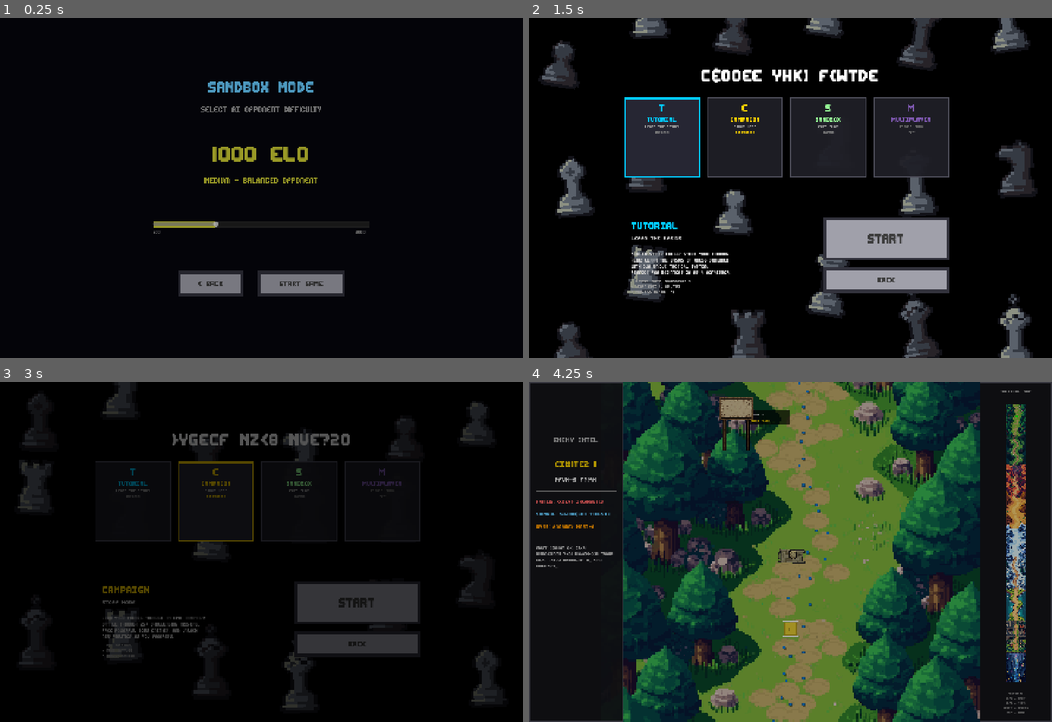
Above: before the commit, frames 1-4 (two rows, left to right).
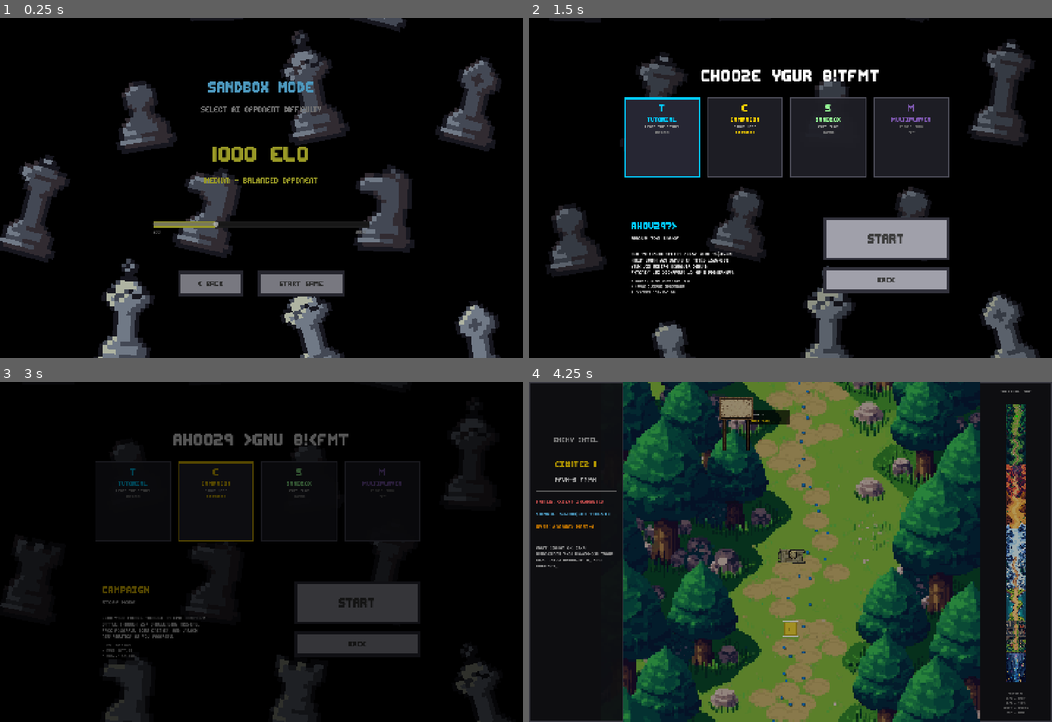
Above: after the commit, the same moments.

Repository: CodingWithKantecki/Strike-Chess-GODOT
Game: Godot game, scene res://scenes/sandbox_settings.tscn
Same seed, same stepped clock (60 frames per second), same inputs: the game is played once before the commit and once after it. This scene is started directly instead of the project's main scene. Video files are missing from this copy of the repository; at most half a second of black plays in their place.
Inputs (mouse positions are in pixels of both pictures, inside the frame that each line leads up to):
- Up to frame 1 (0.25 s): no input
- Up to frame 2 (1.5 s): click "< BACK" at 0.5 s; click (659, 137) at 1.27 s
- Up to frame 3 (3 s): click "BACK" at 2 s; click "PLAY GAME" at 2.75 s
- Up to frame 4 (4.25 s): click "START" at 3.5 s

The runs differ from the first frame. In frame 1, 11% of the frame differs, in the area x 0-96%, y 0-100%; in frame 2, 15%, in the area x 2-97%, y 0-100%; in frame 3, 4.9%; in frame 4, nothing differs.

Commit message:
Unify falling chess pieces logic across all menu screens
- Updated mode_select to use main menu's column-based falling system
- Added VHS overlay and falling pieces to sandbox_settings screen
- All screens now use consistent piece scale (12x), fall speed, and collision

🤖 Generated with [Claude Code](https://claude.com/claude-code)

Co-Authored-By: Claude <noreply@anthropic.com>

Diff:
--- a/scenes/sandbox_settings.tscn
+++ b/scenes/sandbox_settings.tscn
@@ -1,8 +1,9 @@
-[gd_scene load_steps=6 format=3 uid="uid://sandbox_settings"]
+[gd_scene load_steps=7 format=3 uid="uid://sandbox_settings"]
 
 [ext_resource type="Script" path="res://scripts/sandbox_settings.gd" id="1_script"]
 [ext_resource type="FontFile" uid="uid://cflvlm6dee163" path="res://assets/fonts/editundo.ttf" id="2_font"]
 [ext_resource type="Texture2D" path="res://assets/pieces/buttonborder.png" id="3_border"]
+[ext_resource type="VideoStream" path="res://assets/vhs_overlay.ogv" id="4_vhs"]
 
 [sub_resource type="StyleBoxFlat" id="StyleBoxFlat_button_normal"]
 bg_color = Color(0.627, 0.627, 0.667, 1)
@@ -30,7 +31,23 @@
 anchors_preset = 15
 anchor_right = 1.0
 anchor_bottom = 1.0
-color = Color(0.02, 0.02, 0.05, 1)
+color = Color(0, 0, 0, 1)
+
+[node name="VHSOverlay" type="VideoStreamPlayer" parent="."]
+layout_mode = 1
+anchors_preset = 15
+anchor_right = 1.0
+anchor_bottom = 1.0
+grow_horizontal = 2
+grow_vertical = 2
+mouse_filter = 2
+modulate = Color(1, 1, 1, 0.15)
+stream = ExtResource("4_vhs")
+autoplay = true
+loop = true
+expand = true
+
+[node name="FallingPieces" type="Node2D" parent="."]
 
 [node name="CenterContainer" type="CenterContainer" parent="."]
 layout_mode = 1
--- a/scripts/mode_select.gd
+++ b/scripts/mode_select.gd
@@ -28,6 +28,15 @@
 var title_glitch_duration: float = 1.2
 var original_title: String = "CHOOSE YOUR BATTLE"
 
+# Description glitch effect
+var desc_glitch_active: bool = false
+var desc_glitch_timer: float = 0.0
+var desc_glitch_duration: float = 1.2
+var target_mode_name: String = ""
+var target_subtitle: String = ""
+var target_description: String = ""
+var target_features: String = ""
+
 # Currently selected mode
 var selected_mode: String = "campaign"
 
@@ -36,8 +45,13 @@
 var white_pieces = ["W_Pawn", "W_Knight", "W_Bishop", "W_Rook", "W_Queen", "W_King"]
 var black_pieces = ["B_Pawn", "B_Knight", "B_Bishop", "B_Rook", "B_Queen", "B_King"]
 var falling_pieces: Array = []
-var NUM_COLS = 6
-var NUM_ROWS = 4
+var NUM_COLUMNS: int = 6
+
+# Falling piece settings (same as main menu)
+const PIECE_SCALE: float = 12.0
+const FALL_SPEED: float = 45.0
+const ROTATION_SPEED_MAX: float = 0.08
+const MIN_PIECE_DISTANCE: float = 180.0
 
 # Mode data
 var mode_data = {
@@ -110,37 +124,43 @@
 
 func initialize_falling_pieces():
 	var screen_size = get_viewport_rect().size
-	var col_spacing = (screen_size.x - 200) / (NUM_COLS - 1)
-	var row_spacing = (screen_size.y + 400) / NUM_ROWS
-
-	for row in range(NUM_ROWS):
-		for col in range(NUM_COLS):
+	if screen_size.x <= 0 or screen_size.y <= 0:
+		screen_size = Vector2(1445, 940)
+
+	var col_width = screen_size.x / NUM_COLUMNS
+	var pieces_per_col = 2
+	var vertical_spacing = (screen_size.y + 400) / pieces_per_col
+
+	# Create pieces evenly spaced in columns
+	for col in range(NUM_COLUMNS):
+		for i in range(pieces_per_col):
+			var piece_pool = white_pieces if (col + i) % 2 == 0 else black_pieces
+			var piece_name = piece_pool[randi() % piece_pool.size()]
+
 			var sprite = Sprite2D.new()
-			falling_pieces_container.add_child(sprite)
-
-			var piece_pool = white_pieces if (row + col) % 2 == 0 else black_pieces
-			var piece_name = piece_pool[randi() % piece_pool.size()]
-
 			if piece_textures.has(piece_name):
 				sprite.texture = piece_textures[piece_name]
-
-			sprite.scale = Vector2(8.0, 8.0)
+			sprite.scale = Vector2(PIECE_SCALE, PIECE_SCALE)
 			sprite.texture_filter = CanvasItem.TEXTURE_FILTER_NEAREST
 
-			var x_pos = 100 + col * col_spacing + randf_range(-30, 30)
-			x_pos = clamp(x_pos, 100, screen_size.x - 100)
-			var y_base = -300 + row * row_spacing
-			var y_pos = y_base + randf_range(-150, 150)
+			# Center in column with small random offset
+			var x_pos = col_width * (col + 0.5) + randf_range(-20, 20)
+
+			# Evenly space vertically with offset so columns aren't aligned
+			var col_offset = (col % 2) * (vertical_spacing * 0.5)
+			var y_pos = -200 + (i * vertical_spacing) + col_offset + randf_range(-30, 30)
 
 			sprite.position = Vector2(x_pos, y_pos)
+			sprite.rotation = randf_range(-0.3, 0.3)
+
+			falling_pieces_container.add_child(sprite)
 
 			falling_pieces.append({
 				"sprite": sprite,
-				"column_x": 100 + col * col_spacing,
-				"vy": randf_range(0.45, 0.55),
-				"rotation_speed": randf_range(-0.3, 0.3),
-				"piece_name": piece_name,
-				"is_white": (row + col) % 2 == 0
+				"column": col,
+				"vy": FALL_SPEED,
+				"rotation_speed": randf_range(-ROTATION_SPEED_MAX, ROTATION_SPEED_MAX),
+				"is_white": (col + i) % 2 == 0
 			})
 
 func _process(delta):
@@ -154,56 +174,125 @@
 	if title_glitch_active:
 		title_glitch_timer += delta
 		var progress = min(title_glitch_timer / title_glitch_duration, 1.0)
-		title.text = scramble_title(original_title, progress)
+		title.text = scramble_text(original_title, progress)
 
 		if progress >= 1.0:
 			title_glitch_active = false
 			title.text = original_title
 
+	# Description glitch effect
+	if desc_glitch_active:
+		desc_glitch_timer += delta
+		var progress = min(desc_glitch_timer / desc_glitch_duration, 1.0)
+
+		mode_name_label.text = scramble_text(target_mode_name, progress)
+		mode_subtitle_label.text = scramble_text(target_subtitle, progress)
+		description_label.text = scramble_text(target_description, progress)
+		features_label.text = scramble_text(target_features, progress)
+
+		if progress >= 1.0:
+			desc_glitch_active = false
+			mode_name_label.text = target_mode_name
+			mode_subtitle_label.text = target_subtitle
+			description_label.text = target_description
+			features_label.text = target_features
+
 	# Update falling pieces
 	var screen_size = get_viewport_rect().size
-	for piece_data in falling_pieces:
-		var sprite: Sprite2D = piece_data["sprite"]
-		sprite.position.y += piece_data["vy"] * 60 * delta
-		sprite.rotation += piece_data["rotation_speed"] * delta
-
+	var col_width = screen_size.x / NUM_COLUMNS
+
+	# Prevent pieces from overlapping - push apart if too close
+	for i in range(falling_pieces.size()):
+		var piece_a = falling_pieces[i]
+		var sprite_a: Sprite2D = piece_a["sprite"]
+
+		for j in range(i + 1, falling_pieces.size()):
+			var piece_b = falling_pieces[j]
+			var sprite_b: Sprite2D = piece_b["sprite"]
+
+			var diff = sprite_b.position - sprite_a.position
+			var dist = diff.length()
+
+			if dist < MIN_PIECE_DISTANCE and dist > 0:
+				# Push apart - mostly vertically
+				var push = (MIN_PIECE_DISTANCE - dist) * 0.5
+				var push_dir = diff.normalized()
+				sprite_a.position -= push_dir * push
+				sprite_b.position += push_dir * push
+
+	# Update each piece
+	for piece in falling_pieces:
+		var sprite: Sprite2D = piece["sprite"]
+
+		# Fall down at constant speed
+		sprite.position.y += piece["vy"] * delta
+
+		# Rotate slowly
+		sprite.rotation += piece["rotation_speed"] * delta
+
+		# Keep in column bounds
+		var col = piece["column"]
+		var col_center = col_width * (col + 0.5)
+		var col_min = col_center - col_width * 0.4
+		var col_max = col_center + col_width * 0.4
+		sprite.position.x = clamp(sprite.position.x, col_min, col_max)
+
+		# Recycle when off bottom
 		if sprite.position.y > screen_size.y + 150:
-			sprite.position.x = piece_data["column_x"] + randf_range(-30, 30)
-			sprite.position.y = randf_range(-400, -150)
-			piece_data["vy"] = randf_range(0.45, 0.55)
-
-			var piece_pool = white_pieces if piece_data["is_white"] else black_pieces
-			var new_piece = piece_pool[randi() % piece_pool.size()]
-			if piece_textures.has(new_piece):
-				sprite.texture = piece_textures[new_piece]
-
-func scramble_title(text: String, progress: float) -> String:
+			recycle_piece(piece, screen_size, col_width)
+
+func recycle_piece(piece: Dictionary, screen_size: Vector2, col_width: float):
+	var sprite: Sprite2D = piece["sprite"]
+	var col = piece["column"]
+
+	# Reset well above screen in its column
+	sprite.position.x = col_width * (col + 0.5) + randf_range(-20, 20)
+	sprite.position.y = randf_range(-300, -150)
+	sprite.rotation = randf_range(-0.3, 0.3)
+
+	piece["vy"] = FALL_SPEED
+	piece["rotation_speed"] = randf_range(-ROTATION_SPEED_MAX, ROTATION_SPEED_MAX)
+
+	# Change piece type
+	var piece_pool = white_pieces if piece["is_white"] else black_pieces
+	var new_piece = piece_pool[randi() % piece_pool.size()]
+	if piece_textures.has(new_piece):
+		sprite.texture = piece_textures[new_piece]
+
+func scramble_text(text: String, progress: float) -> String:
 	if progress >= 1.0:
 		return text
 
 	var chars = "ABCDEFGHIJKLMNOPQRSTUVWXYZ0123456789#@$%&!?[]{}/<>"
 	var result = ""
 
+	# Use time to control character flip rate
+	var time_slot = int(Time.get_ticks_msec() / 30)  # Change character every 30ms
+
 	for i in range(text.length()):
 		var char = text[i]
-		if char == " ":
-			result += " "
+		if char == " " or char == "\n":
+			result += char
 		else:
 			var char_progress = progress * 1.5 - (float(i) / text.length()) * 0.3
 
 			if char_progress >= 1.0:
 				result += char
 			elif char_progress <= 0:
-				result += chars[randi() % chars.length()]
+				# Use deterministic random based on position and time
+				var char_index = (time_slot + i * 7) % chars.length()
+				result += chars[char_index]
 			else:
-				if randf() < char_progress * 0.8:
+				if randf() < char_progress * 0.9:
 					result += char
 				else:
-					result += chars[randi() % chars.length()]
+					var char_index = (time_slot + i * 7) % chars.length()
+					result += chars[char_index]
 
 	return result
 
 func update_selection(mode: String):
+	var is_new_selection = (mode != selected_mode)
 	selected_mode = mode
 
 	# Update card styles
@@ -216,13 +305,24 @@
 	if mode_data.has(mode):
 		var data = mode_data[mode]
 		style_selected.border_color = data["color"]
-
-		# Update description panel
-		mode_name_label.text = data["name"]
 		mode_name_label.add_theme_color_override("font_color", data["color"])
-		mode_subtitle_label.text = data["subtitle"]
-		description_label.text = data["description"]
-		features_label.text = data["features"]
+
+		# Store target text for glitch effect
+		target_mode_name = data["name"]
+		target_subtitle = data["subtitle"]
+		target_description = data["description"]
+		target_features = data["features"]
+
+		# Trigger glitch effect if this is a new selection
+		if is_new_selection:
+			desc_glitch_active = true
+			desc_glitch_timer = 0.0
+		else:
+			# First load - set text directly
+			mode_name_label.text = target_mode_name
+			mode_subtitle_label.text = target_subtitle
+			description_label.text = target_description
+			features_label.text = target_features
 
 func _on_card_selected(mode: String):
 	AudioManager.play_click_sound()
--- a/scripts/sandbox_settings.gd
+++ b/scripts/sandbox_settings.gd
@@ -10,11 +10,24 @@
 @onready var slider_fill: ColorRect = $CenterContainer/VBox/SliderContainer/SliderFill
 @onready var min_label: Label = $CenterContainer/VBox/SliderContainer/MinLabel
 @onready var max_label: Label = $CenterContainer/VBox/SliderContainer/MaxLabel
+@onready var falling_pieces_container: Node2D = $FallingPieces
 
 # ELO settings
 var current_elo: int = 1000
 const MIN_ELO = 600
 const MAX_ELO = 2000
+
+# Falling pieces (same as main menu)
+var piece_textures: Dictionary = {}
+var white_pieces = ["W_Pawn", "W_Knight", "W_Bishop", "W_Rook", "W_Queen", "W_King"]
+var black_pieces = ["B_Pawn", "B_Knight", "B_Bishop", "B_Rook", "B_Queen", "B_King"]
+var falling_pieces: Array = []
+var NUM_COLUMNS: int = 6
+
+const PIECE_SCALE: float = 12.0
+const FALL_SPEED: float = 45.0
+const ROTATION_SPEED_MAX: float = 0.08
+const MIN_PIECE_DISTANCE: float = 180.0
 
 # Difficulty tiers with colors
 var difficulty_tiers = [
@@ -44,7 +57,59 @@
 		elo_slider.value = current_elo
 		elo_slider.value_changed.connect(_on_elo_changed)
 
+	# Load pieces and initialize falling pieces
+	load_piece_textures()
+	call_deferred("initialize_falling_pieces")
+
 	update_display()
+
+func load_piece_textures():
+	for piece_name in white_pieces + black_pieces:
+		var path = "res://assets/pieces/" + piece_name + ".png"
+		var texture = load(path)
+		if texture:
+			piece_textures[piece_name] = texture
+
+func initialize_falling_pieces():
+	var screen_size = get_viewport_rect().size
+	if screen_size.x <= 0 or screen_size.y <= 0:
+		screen_size = Vector2(1445, 940)
+
+	var col_width = screen_size.x / NUM_COLUMNS
+	var pieces_per_col = 2
+	var vertical_spacing = (screen_size.y + 400) / pieces_per_col
+
+	# Create pieces evenly spaced in columns
+	for col in range(NUM_COLUMNS):
+		for i in range(pieces_per_col):
+			var piece_pool = white_pieces if (col + i) % 2 == 0 else black_pieces
+			var piece_name = piece_pool[randi() % piece_pool.size()]
+
+			var sprite = Sprite2D.new()
+			if piece_textures.has(piece_name):
+				sprite.texture = piece_textures[piece_name]
+			sprite.scale = Vector2(PIECE_SCALE, PIECE_SCALE)
+			sprite.texture_filter = CanvasItem.TEXTURE_FILTER_NEAREST
+
+			# Center in column with small random offset
+			var x_pos = col_width * (col + 0.5) + randf_range(-20, 20)
+
+			# Evenly space vertically with offset so columns aren't aligned
+			var col_offset = (col % 2) * (vertical_spacing * 0.5)
+			var y_pos = -200 + (i * vertical_spacing) + col_offset + randf_range(-30, 30)
+
+			sprite.position = Vector2(x_pos, y_pos)
+			sprite.rotation = randf_range(-0.3, 0.3)
+
+			falling_pieces_container.add_child(sprite)
+
+			falling_pieces.append({
+				"sprite": sprite,
+				"column": col,
+				"vy": FALL_SPEED,
+				"rotation_speed": randf_range(-ROTATION_SPEED_MAX, ROTATION_SPEED_MAX),
+				"is_white": (col + i) % 2 == 0
+			})
 
 func _process(delta):
 	# Fade in
@@ -58,6 +123,65 @@
 
 		if progress >= 1.0:
 			glitch_active = false
+
+	# Update falling pieces
+	var screen_size = get_viewport_rect().size
+	var col_width = screen_size.x / NUM_COLUMNS
+
+	# Prevent pieces from overlapping - push apart if too close
+	for i in range(falling_pieces.size()):
+		var piece_a = falling_pieces[i]
+		var sprite_a: Sprite2D = piece_a["sprite"]
+
+		for j in range(i + 1, falling_pieces.size()):
+			var piece_b = falling_pieces[j]
+			var sprite_b: Sprite2D = piece_b["sprite"]
+
+			var diff = sprite_b.position - sprite_a.position
+			var dist = diff.length()
+
+			if dist < MIN_PIECE_DISTANCE and dist > 0:
+				var push = (MIN_PIECE_DISTANCE - dist) * 0.5
+				var push_dir = diff.normalized()
+				sprite_a.position -= push_dir * push
+				sprite_b.position += push_dir * push
+
+	# Update each piece
+	for piece in falling_pieces:
+		var sprite: Sprite2D = piece["sprite"]
+
+		# Fall down at constant speed
+		sprite.position.y += piece["vy"] * delta
+
+		# Rotate slowly
+		sprite.rotation += piece["rotation_speed"] * delta
+
+		# Keep in column bounds
+		var col = piece["column"]
+		var col_center = col_width * (col + 0.5)
+		var col_min = col_center - col_width * 0.4
+		var col_max = col_center + col_width * 0.4
+		sprite.position.x = clamp(sprite.position.x, col_min, col_max)
+
+		# Recycle when off bottom
+		if sprite.position.y > screen_size.y + 150:
+			recycle_piece(piece, screen_size, col_width)
+
+func recycle_piece(piece: Dictionary, screen_size: Vector2, col_width: float):
+	var sprite: Sprite2D = piece["sprite"]
+	var col = piece["column"]
+
+	sprite.position.x = col_width * (col + 0.5) + randf_range(-20, 20)
+	sprite.position.y = randf_range(-300, -150)
+	sprite.rotation = randf_range(-0.3, 0.3)
+
+	piece["vy"] = FALL_SPEED
+	piece["rotation_speed"] = randf_range(-ROTATION_SPEED_MAX, ROTATION_SPEED_MAX)
+
+	var piece_pool = white_pieces if piece["is_white"] else black_pieces
+	var new_piece = piece_pool[randi() % piece_pool.size()]
+	if piece_textures.has(new_piece):
+		sprite.texture = piece_textures[new_piece]
 
 func _on_elo_changed(value: float):
 	current_elo = int(value)
